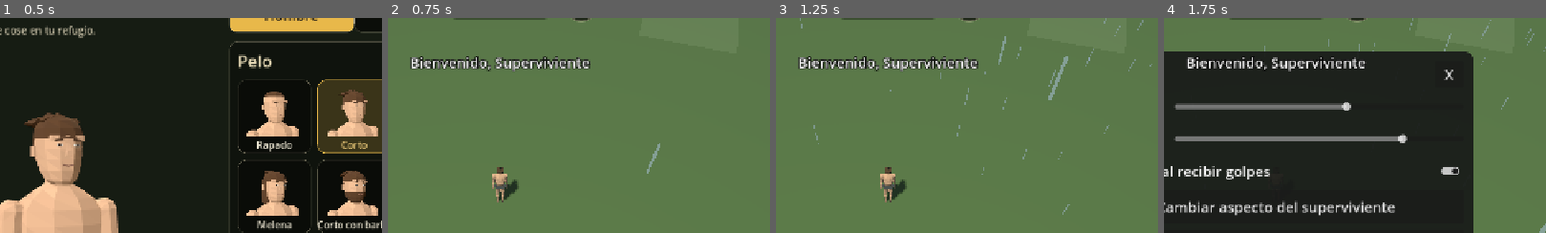
Above: before the commit, frames 1-4 (left to right).
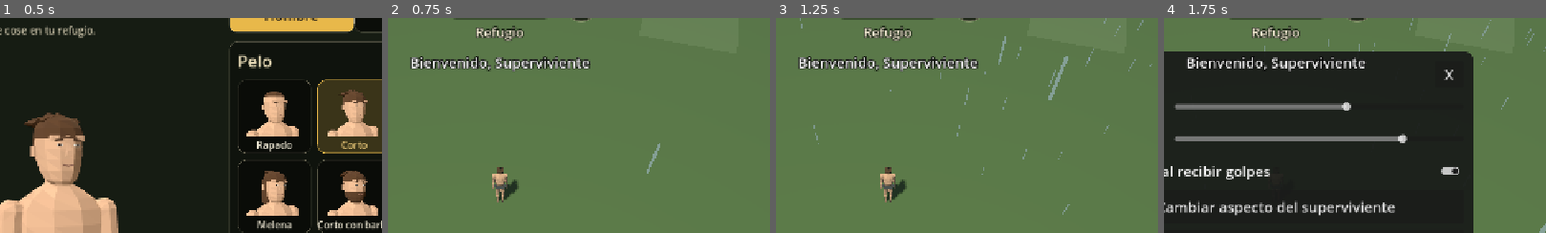
Above: after the commit, the same moments.

Repository: sergiogamezpacheco-debug/Supervival-Game
Game: Godot game, scene res://scenes/main.tscn
Same seed, same stepped clock (60 frames per second), same inputs: the game is played once before the commit and once after it.
Inputs (mouse positions are % of the whole screen's width and height, from its top left):
- Up to frame 1 (0.5 s): no input
- Up to frame 2 (0.75 s): click "EMPEZAR A SOBREVIVIR" at 0.5 s
- Up to frame 3 (1.25 s): no input
- Up to frame 4 (1.75 s): click (61, 5) at 1.27 s
The pictures show only the part of the screen within x 35-85%, y 8-58%; the shares and areas given below are measured in that part.

Frame 1 is identical in both runs. In frame 2, 0.5% of the frame differs, in the area x 23-36%, y 3-11%; in frame 3, 0.5%; in frame 4, 0.5%.

Commit message:
Arregla el cierre al recibir golpes en Android y empieza siempre en el refugio
El juego vibraba al recibir daño sin pedir el permiso VIBRATE: Android
cerraba la app. Se añade el permiso al APK.
Al abrir el juego se aparece en el refugio, y el nombre de la zona se ve
bajo el reloj. 698 tests.

Co-Authored-By: Claude Opus 5.5 <noreply@anthropic.com>
Claude-Session: https://claude.ai/code/session_01PQfr7QCLvevez4wsE8NuTF

Diff:
--- a/scripts/autoload/game_state.gd
+++ b/scripts/autoload/game_state.gd
@@ -18,6 +18,7 @@
 var time_offset := 0.0         # solo para tests: adelanta el reloj
 var poison := 0.0              # segundos de veneno que quedan
 var current_map := "refugio"   # zona en la que está el jugador
+var _launched := false          # ya se cargó la partida una vez desde que se abrió el juego
 var maps_state: Dictionary = {} # estado guardado de cada zona (refugio, bolsas…)
 # Aspecto del superviviente (se elige al crear el personaje)
 var look := {"sex": "m", "skin": 1, "hair": 1, "hair_color": 1, "eyes": 0, "eye_color": 0, "nose": 0, "mouth": 1}
@@ -826,4 +827,12 @@
 	current_map = str(parsed.get("current_map", "refugio"))
 	if not DB.maps.has(current_map):
 		current_map = "refugio"
+	# Al abrir el juego siempre se empieza en el refugio (la zona en la que estabas se guarda)
+	if not _launched:
+		_launched = true
+		if current_map != "refugio":
+			var w: Dictionary = maps_state.get("refugio", {})
+			w.erase("player")
+			maps_state["refugio"] = w
+			current_map = "refugio"
 	return maps_state.get(current_map, {})
--- a/scripts/ui/hud.gd
+++ b/scripts/ui/hud.gd
@@ -38,6 +38,7 @@
 var _newgame_btn: Button
 var settings_controls: Dictionary = {}
 var _clock_icon: TextureRect
+var location_label: Label
 var _clock_label: Label
 var _rain_icon: TextureRect
 var _craft_panel: PanelContainer
@@ -308,6 +309,20 @@
 	_rain_icon.texture = DB.ui_icon("lluvia")
 	ch.add_child(_rain_icon)
 	_root.add_child(clock)
+	# Zona en la que estás, debajo del reloj
+	location_label = Label.new()
+	location_label.anchor_left = 0.5
+	location_label.anchor_right = 0.5
+	location_label.offset_left = -160
+	location_label.offset_right = 160
+	location_label.offset_top = 62
+	location_label.horizontal_alignment = HORIZONTAL_ALIGNMENT_CENTER
+	location_label.add_theme_font_size_override("font_size", 22)
+	location_label.add_theme_color_override("font_color", Color("f3ead2"))
+	location_label.add_theme_color_override("font_outline_color", Color(0, 0, 0, 0.8))
+	location_label.add_theme_constant_override("outline_size", 6)
+	location_label.mouse_filter = Control.MOUSE_FILTER_IGNORE
+	_root.add_child(location_label)
 
 	var side := VBoxContainer.new()
 	side.anchor_left = 1.0
@@ -1285,6 +1300,8 @@
 
 func set_location(id: String) -> void:
 	location = id
+	if location_label:
+		location_label.text = str(DB.maps.get(id, {}).get("name", id))
 	# Solo se construye en el refugio.
 	if build_btn:
 		build_btn.visible = DB.maps.get(id, {}).get("base_half", 0) > 0
--- a/tests/test_runner.gd
+++ b/tests/test_runner.gd
@@ -599,6 +599,24 @@
 		if e.get("id", "") == "generador" and e.get("key", "") == gen.key:
 			saved_fuel = float(e["fuel"])
 	check(saved_stage == 1 and int(saved_fuel) == 270, "se guardan la fase y el combustible")
+	check(world.hud.location_label.text == "Refugio", "en pantalla pone en qué zona estás")
+
+	# Al abrir el juego se empieza siempre en el refugio
+	GS.current_map = "bosque"
+	GS.save_game({"map": "bosque", "player": [5, 5]})
+	GS._launched = false
+	GS.load_game()
+	check(GS.current_map == "refugio", "al abrir el juego apareces en el refugio")
+	GS.current_map = "bosque"
+	GS.save_game({"map": "bosque", "player": [5, 5]})
+	GS.load_game()
+	check(GS.current_map == "bosque", "al viajar sí se carga la zona de destino")
+	DirAccess.remove_absolute(ProjectSettings.globalize_path(GS.save_path))
+	GS.new_game()
+
+	# El APK pide permiso de vibración (sin él, Android cierra el juego al vibrar)
+	var presets := FileAccess.get_file_as_string("res://export_presets.cfg")
+	check(presets.contains("permissions/vibrate=true"), "el APK tiene permiso de vibración")
 	world.queue_free()
 	await _frames(2)
 
Not shown, changed: export_presets.cfg
